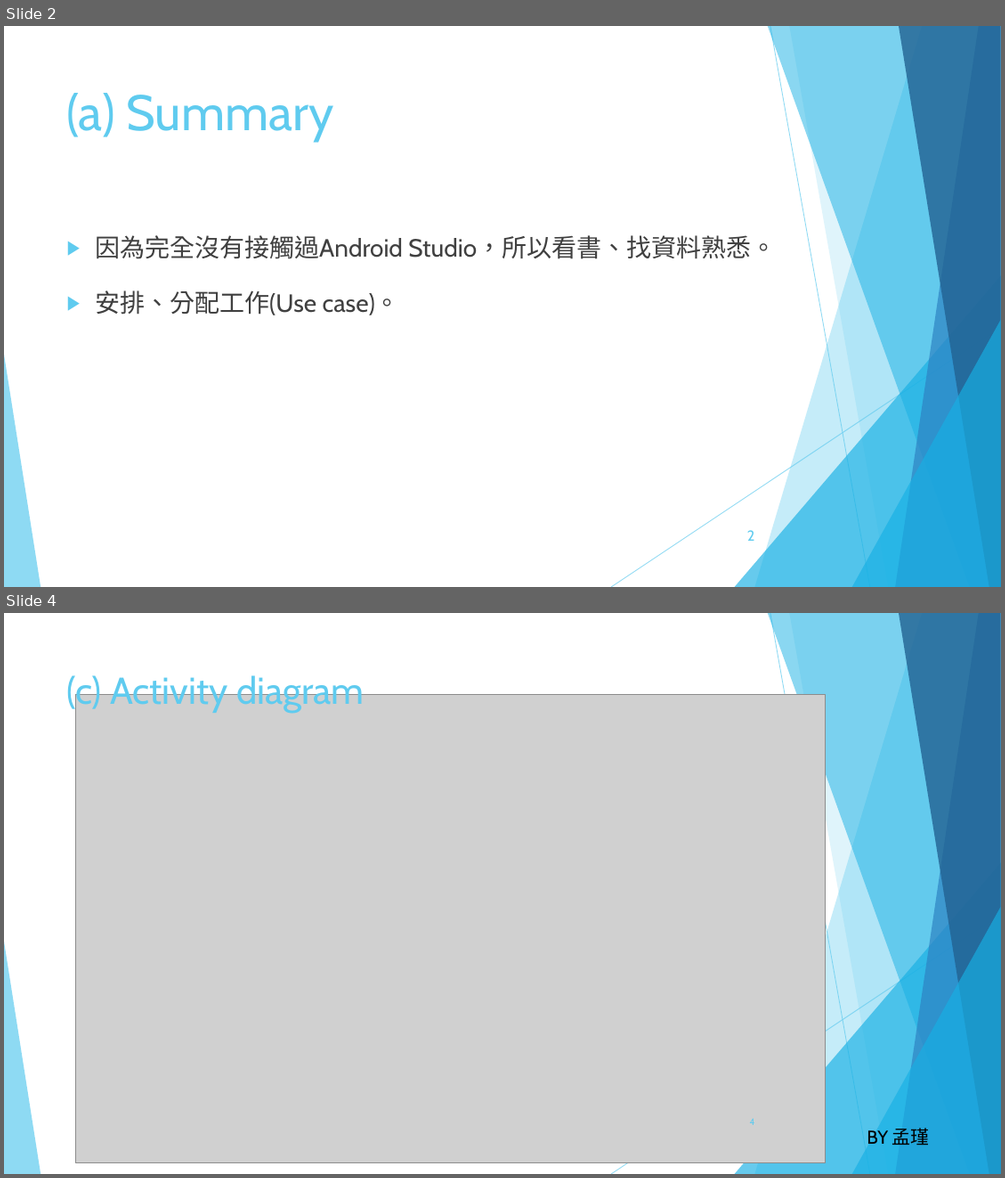
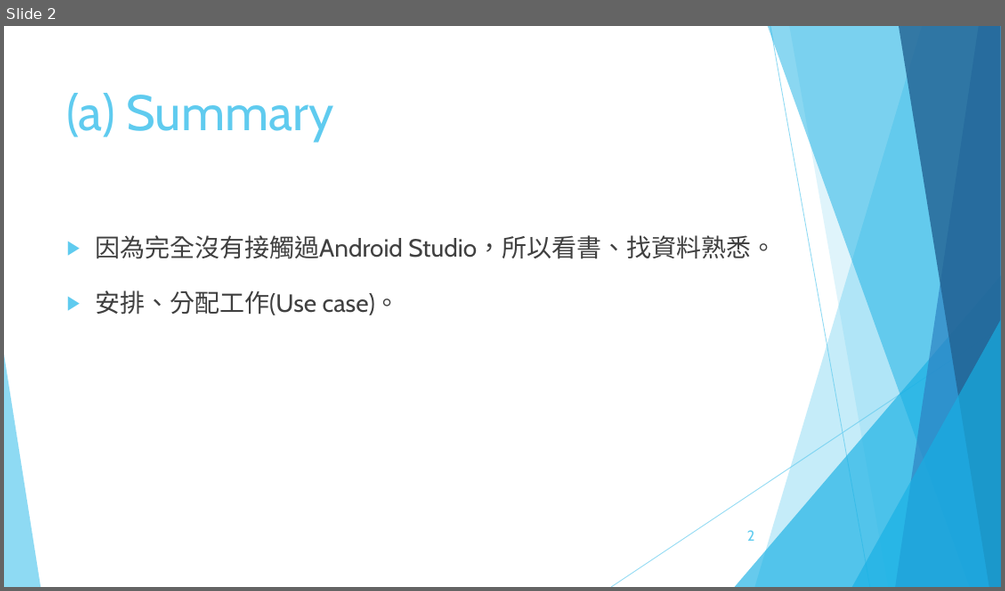
Before and after one commit to OctupusTea/OOAD, a slide deck: Final Project/OOAD 個人計帳本.pptx. Shown one above the other, each under a label of ours: slides 2 and 4 before the commit, slide 2 after it; the slides between them are not shown. The pictures are 1005x1178 and 1005x591 pixels, drawn with LibreOffice and Linux fonts; fonts in the diff are those of the drawing; grey boxes stand for pictures. Boxes give left, top, right and bottom in pixels: in the first picture for what was removed or moved away, otherwise in the second. Text is boxed around its words. In the diff, an @@ line names an element or a change of style, - is before the commit and + after.

```diff
--- a/Final Project/OOAD 個人計帳本.pptx
+++ b/Final Project/OOAD 個人計帳本.pptx
@@ slide 4 removed at box(4, 613, 1001, 1174), background #FFFFFF; not listed: 10 template elements that a slide beside it also shows @@
@@ title removed at box(67, 673, 364, 713) @@
-(c) Activity diagram
@@ picture removed at box(76, 695, 825, 1163) @@
@@ page number removed at box(750, 1119, 755, 1125) @@
-4
@@ text removed at box(866, 1127, 930, 1145) @@
-BY 孟瑾
```
Also in this commit, not shown: 2 slides changed, 3 slides added, 3 other slides removed.
